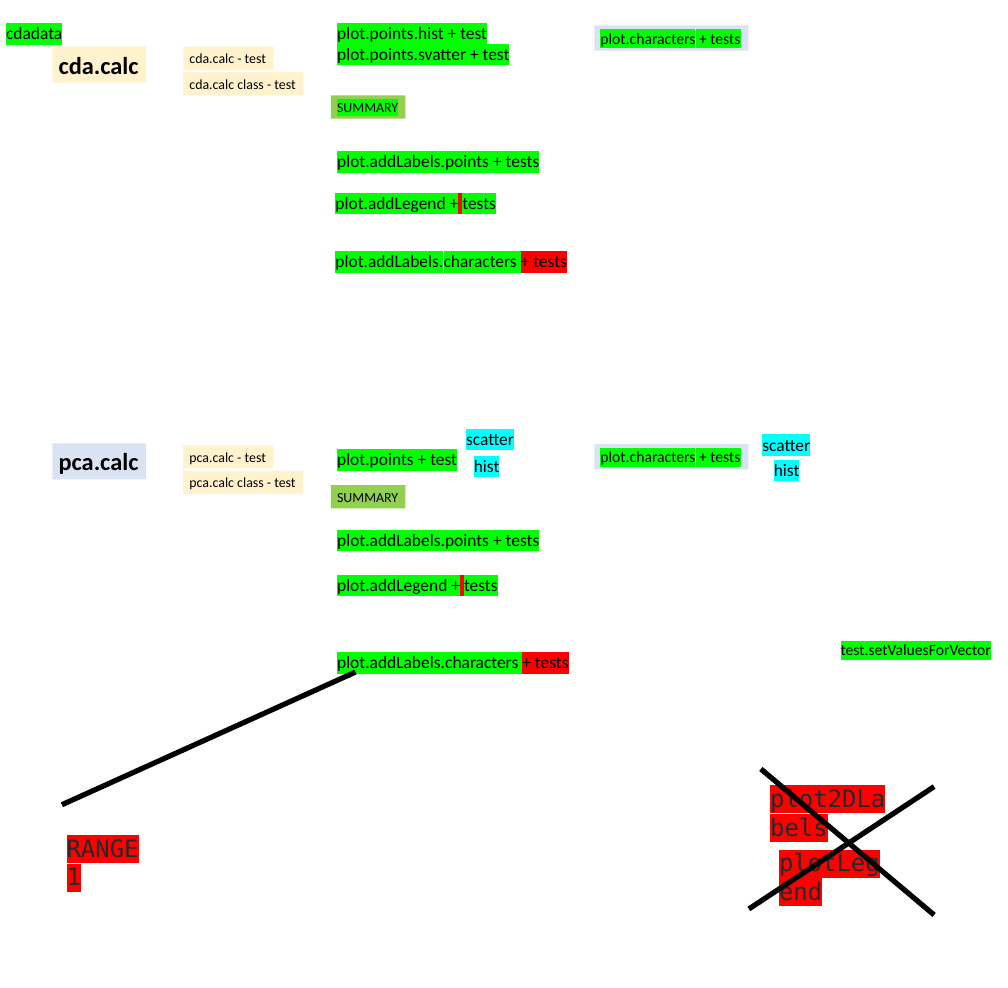
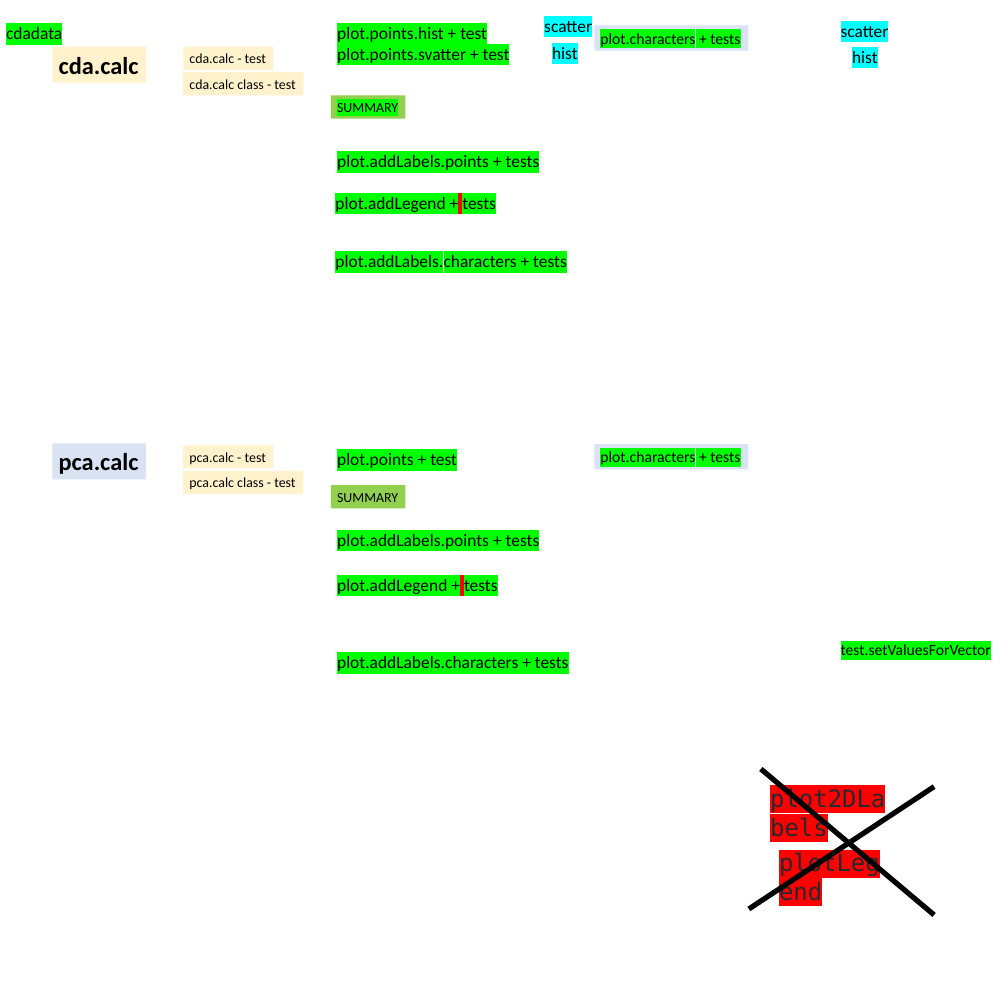
Before and after one commit to MarekSlenker/MorphoTools2, a slide deck: slide 3 of struktura kniznice.pptx. Drawn at 1008x988 pixels with LibreOffice and Linux fonts; fonts in the diff are those of the drawing. Boxes give left, top, right and bottom in pixels: in the first picture for what was removed or moved away, otherwise in the second. Text is boxed around its words. In the diff, an @@ line names an element or a change of style, - is before the commit and + after.

Commit message:
plot.addEllipses

```diff
--- a/struktura kniznice.pptx
+++ b/struktura kniznice.pptx
@@ 3 texts moved together from (x1=466, y1=434, x2=810, y2=477) to (x1=544, y1=21, x2=889, y2=59) @@
@@ text "hist" rewrapped from (x1=774, y1=462, x2=800, y2=481) to (x1=852, y1=51, x2=878, y2=63) @@
@@ text "plot.addLabels.characters + tests" at (x1=335, y1=253, x2=567, y2=272): highlight #FF0000 to #00FF00 in "+ tests" @@
@@ text "plot.addLabels.characters + tests" at (x1=337, y1=656, x2=569, y2=671): highlight #FF0000 to #00FF00 in "+ tests" @@
@@ line removed from (62, 804) to (355, 672) @@
@@ text removed at (x1=67, y1=839, x2=139, y2=885) @@
-RANGE 1
```
Also in this commit, not shown: 13 other files.
